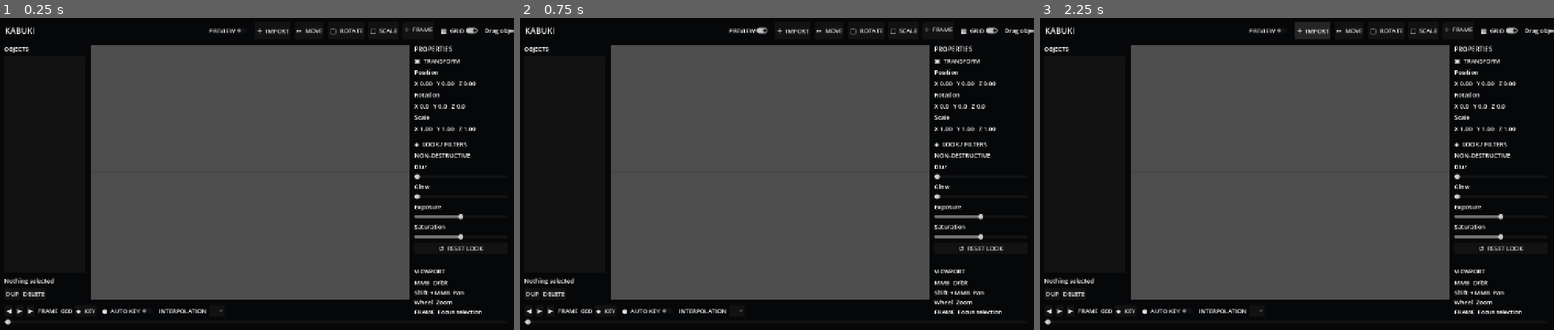
Above: before the commit, frames 1-3 (left to right).
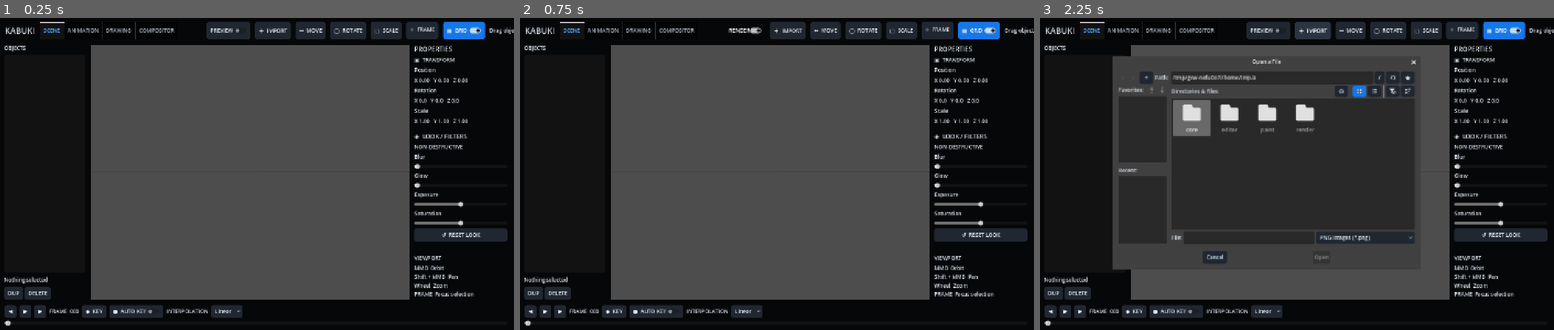
Above: after the commit, the same moments.

Repository: Onnevan/Kabuki
Game: Godot game, scene res://editor/main.tscn
Two runs of this game, one before a commit and one after it. Both use one fixed random seed, a clock stepped at 60 frames per second and the inputs below.
Inputs:
- Up to frame 1 (0.25 s): no input
- Up to frame 2 (0.75 s): click "PREVIEW" at 0.5 s
- Up to frame 3 (2.25 s): click "PREVIEW" (after the commit: "RENDER") at 1.25 s; click "＋ IMPORT" at 2 s

The runs differ from the first frame. In frame 1, 8.3% of the frame differs, in the area x 0-100%, y 1-99%; in frame 2, 7.9%; in frame 3, 37%.
Error before the commit: Parse Error: Identifier "KabukiTheme" not declared in the current scope. (res://editor/main.gd:33)
Error after the commit: Invalid assignment of property or key 'text' with value of type 'String' on a base object of type 'null instance'. (res://editor/main.gd:238)

Commit message:
Fix theme loading and Godot TabBar initialization

Diff:
--- a/editor/main.gd
+++ b/editor/main.gd
@@ -1,4 +1,6 @@
 extends Control
+
+const KabukiThemeBuilder = preload("res://editor/kabuki_theme.gd")
 
 @onready var viewport: SubViewport = %SceneViewport
 @onready var world_root: Node3D = %WorldRoot
@@ -30,7 +32,7 @@
 var last_mouse := Vector2.ZERO
 
 func _ready() -> void:
-	theme = KabukiTheme.build()
+	theme = KabukiThemeBuilder.build()
 	ProjectStore.frame_changed.connect(_on_frame_changed)
 	interpolation.add_item("Hold"); interpolation.add_item("Linear"); interpolation.add_item("Ease"); interpolation.select(1)
 	camera_rig.setup(camera)
@@ -224,7 +226,8 @@
 	_on_filter_changed(0.0)
 
 func _setup_workspace_tabs() -> void:
-	%WorkspaceTabs.clear()
+	while %WorkspaceTabs.tab_count > 0:
+		%WorkspaceTabs.remove_tab(0)
 	for label in ["SCENE", "ANIMATION", "DRAWING", "COMPOSITOR"]:
 		%WorkspaceTabs.add_tab(label)
 	%WorkspaceTabs.current_tab = 0
